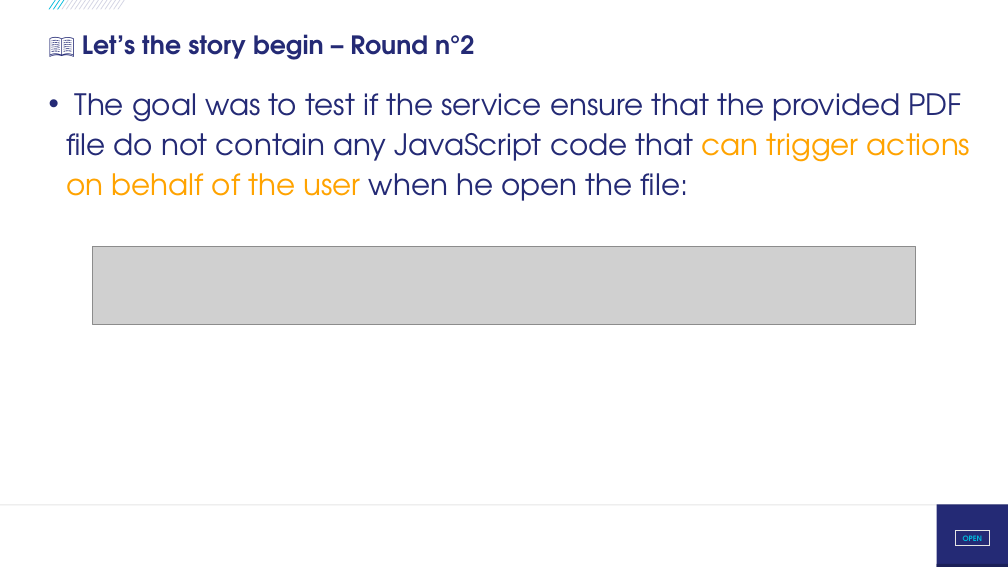
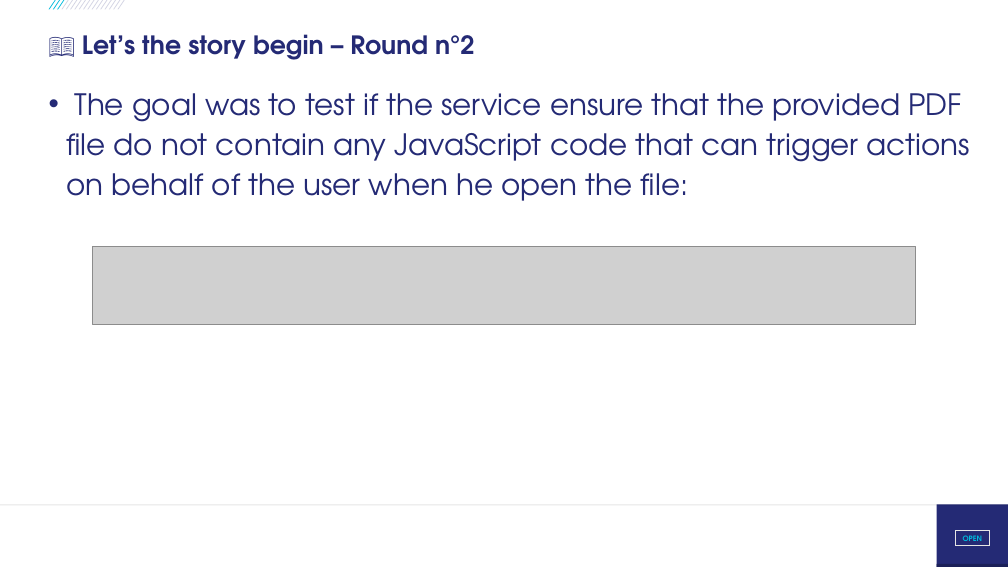
Before and after one commit to righettod/voxxeddays-lux-2026, a slide deck: slide 14 of presentation.pptx. Drawn at 1008x567 pixels with LibreOffice and Linux fonts; fonts in the diff are those of the drawing; grey boxes stand for pictures; background and template pictures are left out. Boxes give left, top, right and bottom in pixels: in the first picture for what was removed or moved away, otherwise in the second. Text is boxed around its words. In the diff, an @@ line names an element or a change of style, - is before the commit and + after.

```diff
--- a/presentation.pptx
+++ b/presentation.pptx
@@ text "The goal was to test ..." at <box>66,93,970,201</box>: text colour #FFA300 to #242A75 in "can trigger actions on behalf of the ..." @@
```
Also in this commit, not shown: 3 other slides changed, 8 slides added, 3 other files.
